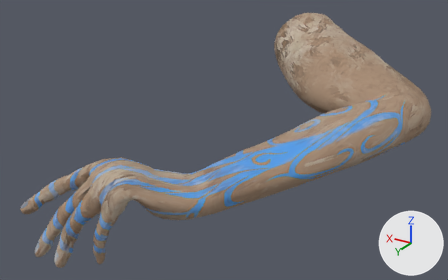
An edit to the glTF model ProjectAV/Models/hands/left.gltf, drawn before and after from the same camera.
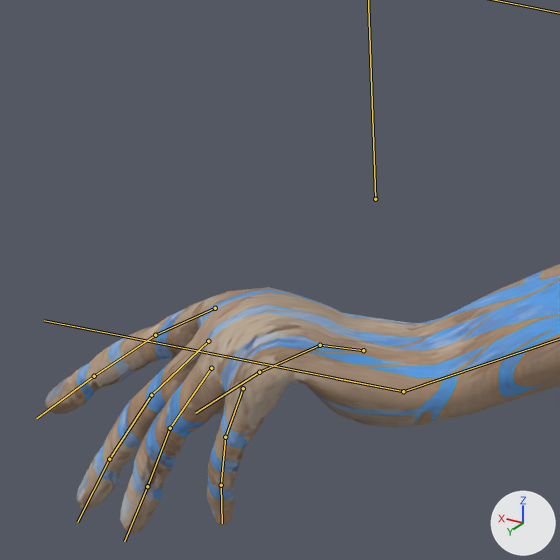
Each version is shown whole from a 50 mm lens placed at (-74.9, 84.0, 50.5), pointed at (-27.0, 4.1, 10.5), then close up on the part from 0% to 56% of the width and 10% to 100% of the height. Lighting does not change. The marker at lower right points along +X, +Y and +Z. Both versions are drawn at frame 29 of the action 'run'; the numbers are the values there. The bones that bend it are drawn over the model as lines in the close-ups.

The first close-up shows 'Mid Poly Arm.001'.
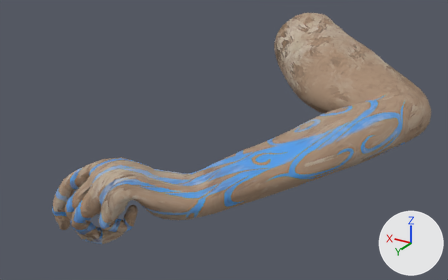
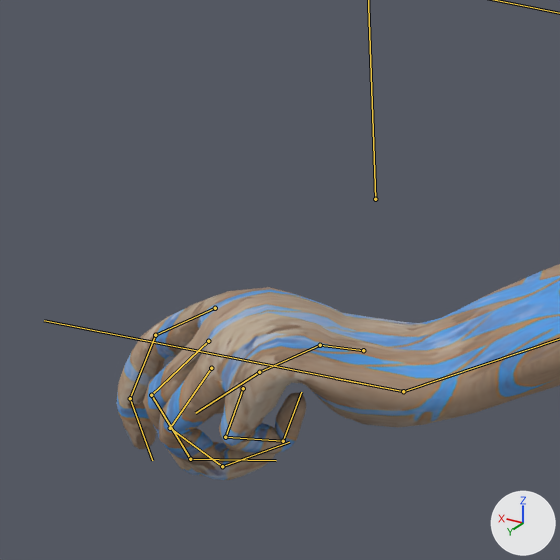
Boxes (x1, y1, x2, y2) around the edits, measured in the close-ups (560 x 560 px):
'Mid Poly Arm.001', posed
    before: (45, 264, 560, 533)
    after: (116, 264, 560, 480)
bone 'Index 2.L', root to tip
    before: (155, 335) to (94, 376)
    after: (155, 335) to (130, 398)
bone 'Index 1.L', root to tip
    before: (94, 376) to (36, 418)
    after: (130, 398) to (152, 460)
bone 'Ring 2.L', root to tip
    before: (170, 428) to (147, 486)
    after: (170, 428) to (222, 466)
bone 'Ring 1.L', root to tip
    before: (147, 486) to (124, 541)
    after: (222, 466) to (289, 442)
bone 'Little 2.L', root to tip
    before: (225, 437) to (221, 485)
    after: (225, 437) to (283, 441)
bone 'Little 1.L', root to tip
    before: (221, 485) to (222, 523)
    after: (283, 441) to (301, 392)
bone 'Middle 2.L', root to tip
    before: (151, 395) to (109, 459)
    after: (151, 395) to (190, 459)
bone 'Middle 1.L', root to tip
    before: (109, 459) to (77, 522)
    after: (190, 459) to (276, 460)

Diff of the bpy script that builds the scene:
```diff
--- a/ProjectAV/Models/hands/left.gltf.py
+++ b/ProjectAV/Models/hands/left.gltf.py
@@ bone_index_2_l @@
 bone_index_2_l = bpy.data.objects['left.001'].pose.bones['Index 2.L']  # child of 'Index 3.L'
-bone_index_2_l.rotation_quaternion = (1.0, 0.0, 0.0, 0.0)  # degrees (0, 0, 0)
+bone_index_2_l.rotation_quaternion = (0.961, 0.0, 0.0, 0.278)  # degrees (0, 0, 32)
@@ bone_index_1_l @@
 bone_index_1_l = bpy.data.objects['left.001'].pose.bones['Index 1.L']  # child of 'Index 2.L'
-bone_index_1_l.rotation_quaternion = (1.0, 0.0, 0.0, 0.0)  # degrees (0, 0, 0)
+bone_index_1_l.rotation_quaternion = (0.961, 0.0, 0.0, 0.278)  # degrees (0, 0, 32)
@@ bone_ring_2_l @@
 bone_ring_2_l = bpy.data.objects['left.001'].pose.bones['Ring 2.L']  # child of 'Ring 3.L'
-bone_ring_2_l.rotation_quaternion = (1.0, 0.0, 0.0, 0.0)  # degrees (0, 0, 0)
+bone_ring_2_l.rotation_quaternion = (0.844, 0.0, 0.0, 0.537)  # degrees (0, 0, 65)
@@ bone_ring_1_l @@
 bone_ring_1_l = bpy.data.objects['left.001'].pose.bones['Ring 1.L']  # child of 'Ring 2.L'
-bone_ring_1_l.rotation_quaternion = (1.0, 0.0, 0.0, 0.0)  # degrees (0, 0, 0)
+bone_ring_1_l.rotation_quaternion = (0.844, 0.0, 0.0, 0.537)  # degrees (0, 0, 65)
@@ bone_little_2_l @@
 bone_little_2_l = bpy.data.objects['left.001'].pose.bones['Little 2.L']  # child of 'Little 3.L'
-bone_little_2_l.rotation_quaternion = (1.0, 0.0, 0.0, 0.0)  # degrees (0, 0, 0)
+bone_little_2_l.rotation_quaternion = (0.766, 0.0, 0.0, 0.643)  # degrees (0, 0, 80)
@@ bone_little_1_l @@
 bone_little_1_l = bpy.data.objects['left.001'].pose.bones['Little 1.L']  # child of 'Little 2.L'
-bone_little_1_l.rotation_quaternion = (1.0, 0.0, 0.0, 0.0)  # degrees (0, 0, 0)
+bone_little_1_l.rotation_quaternion = (0.766, 0.0, 0.0, 0.643)  # degrees (0, 0, 80)
@@ bone_middle_2_l @@
 bone_middle_2_l = bpy.data.objects['left.001'].pose.bones['Middle 2.L']  # child of 'Middle 3.L'
-bone_middle_2_l.rotation_quaternion = (1.0, 0.0, 0.0, 0.0)  # degrees (0, 0, 0)
+bone_middle_2_l.rotation_quaternion = (0.889, 0.0, 0.0, 0.457)  # degrees (0, 0, 54)
@@ bone_middle_1_l @@
 bone_middle_1_l = bpy.data.objects['left.001'].pose.bones['Middle 1.L']  # child of 'Middle 2.L'
-bone_middle_1_l.rotation_quaternion = (1.0, 0.0, 0.0, 0.0)  # degrees (0, 0, 0)
+bone_middle_1_l.rotation_quaternion = (0.889, 0.0, 0.0, 0.457)  # degrees (0, 0, 54)
```
